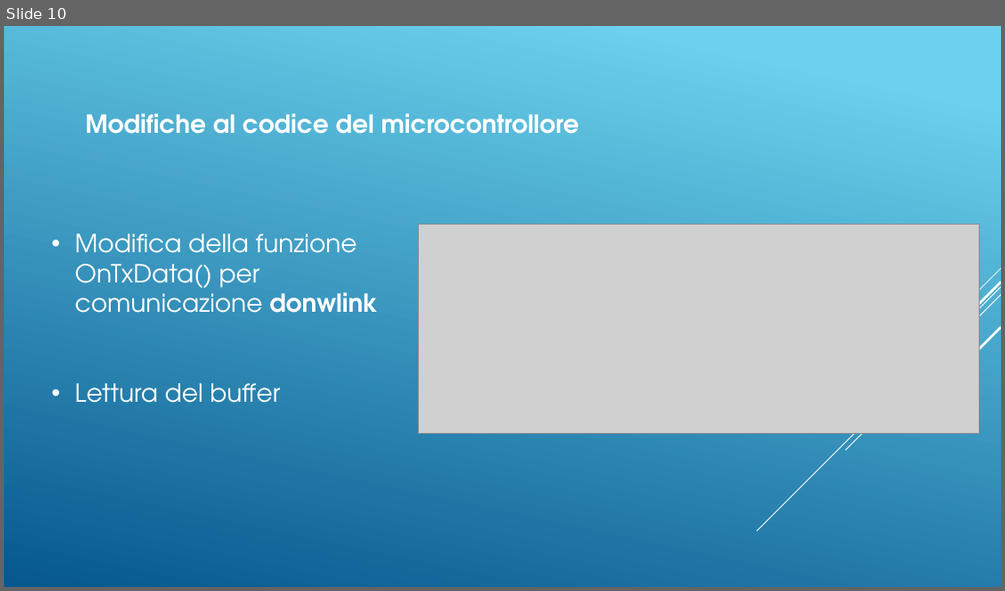
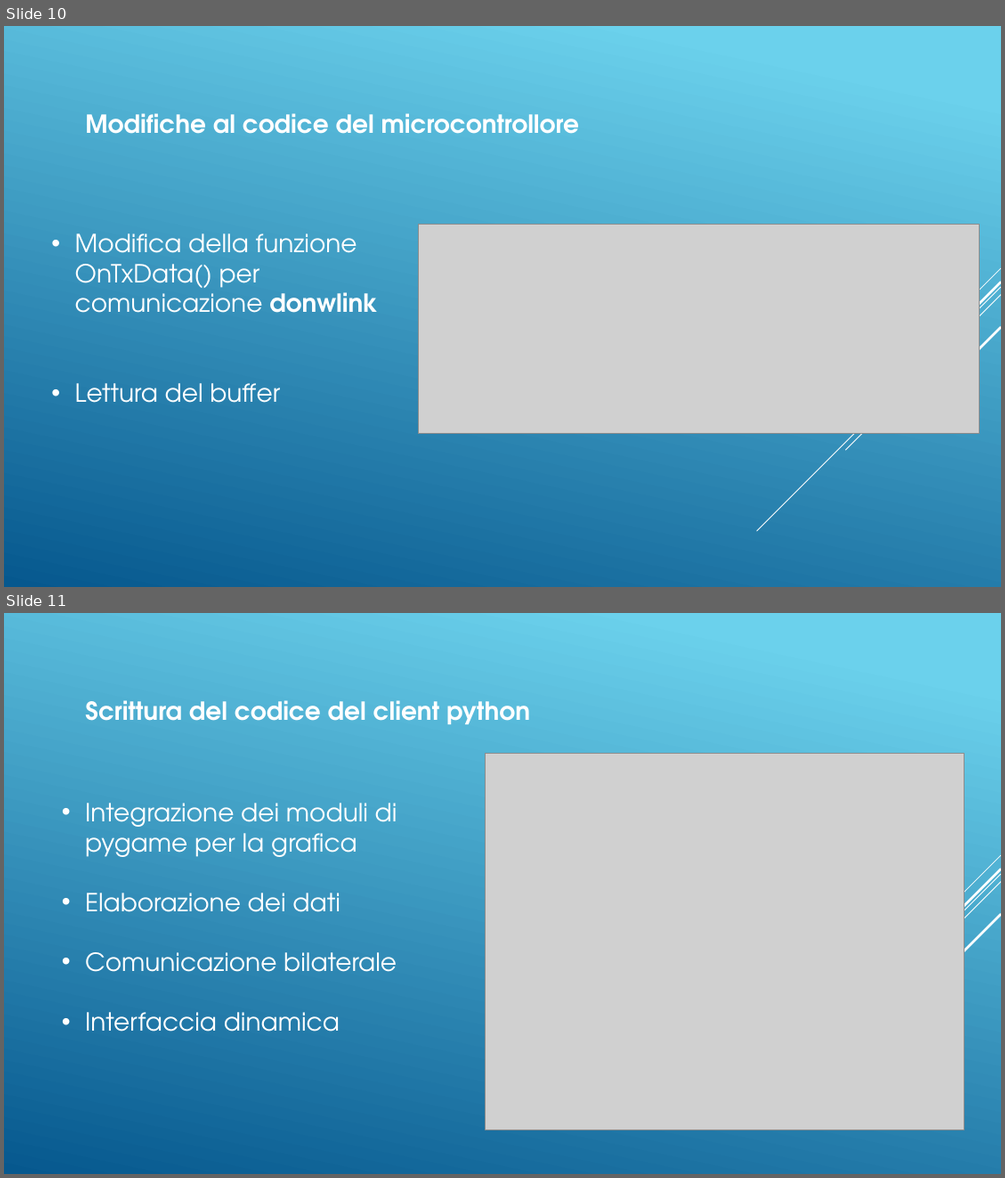
Before and after one commit to DaddaOperator/STM-Micro-Exercises-PLSD-, a slide deck: PresentazioneOfficial.pptx. Shown one above the other, each under a label of ours: slide 10 before the commit, slides 10 and 11 after it. The pictures are 1005x591 and 1005x1178 pixels, drawn with LibreOffice and Linux fonts; fonts in the diff are those of the drawing; grey boxes stand for pictures. Boxes give left, top, right and bottom in pixels: in the first picture for what was removed or moved away, otherwise in the second. Text is boxed around its words. In the diff, an @@ line names an element or a change of style, - is before the commit and + after.

```diff
--- a/PresentazioneOfficial.pptx
+++ b/PresentazioneOfficial.pptx
@@ slide 11 added at [4,613,1001,1174], background gradient #6ED2EB to #06588E; not listed: 5 template elements that a slide beside it also shows @@
@@ text added at [85,700,530,724], 24 pt, text #FFFFFF, bold @@
+Scrittura del codice del client python
@@ picture added at [485,753,964,1130] @@
@@ text added at [85,803,397,1031], 24 pt, text #FFFFFF @@
+• Integrazione dei moduli di pygame per la grafica
+• Elaborazione dei dati
+• Comunicazione bilaterale
+• Interfaccia dinamica
```
Also in this commit, not shown: 1 slide changed, 4 other slides added, 3 slides removed, 3 other files.
